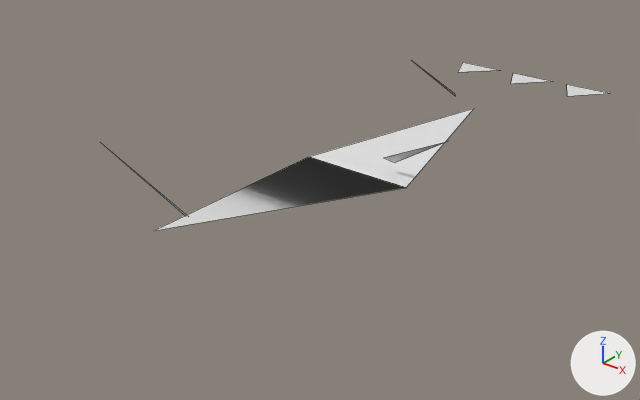
Before and after pictures for a commit that changed the OBJ model GameData/Meshes/Designs/voidborn/voidborn_frigate_mk2_22.obj.
The view is the same before and after, from a camera (50 mm lens) standing at (4.26, -5.83, 3.21) and looking at (-0.16, -0.31, -0.21). The lights are fixed; the arrows at lower right show +X, +Y and +Z. The older version comes first. Mesh edges are drawn as thin lines. Where no turn or scale is listed for an object, it has been applied to the vertices. Vertices at exactly the same position are counted once.

Names of what the first picture shows: 'voidborn_frigate_mk2_22'.
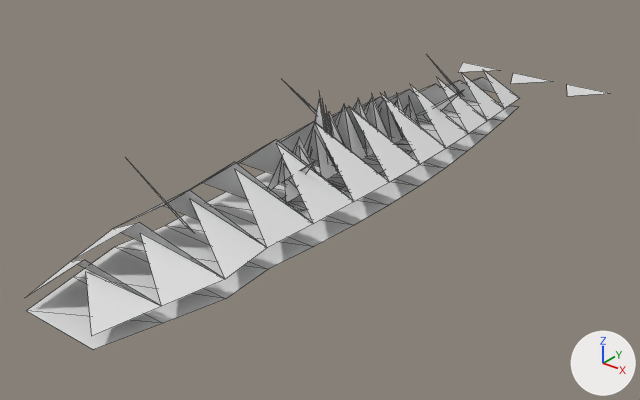
Where the change shows, as pixel boxes [x1, y1, x2, y2] in the pictures (640 x 400 px):
'voidborn_frigate_mk2_22', reshaped (16% wider, 74% taller)
    before: [108, 62, 608, 231]
    after: [26, 55, 608, 350]
part 1 of me_voidborn_frigate_mk2_22, rebuilt (54% wider, 115% taller)
    before: [154, 108, 474, 231]
    after: [26, 71, 519, 336]
part 2 of me_voidborn_frigate_mk2_22, deleted
    before: [108, 149, 186, 216]
part 3 of me_voidborn_frigate_mk2_22, deleted
    before: [415, 63, 455, 96]
part 4 of me_voidborn_frigate_mk2_22, deleted
    before: [384, 142, 446, 163]
part 5 of me_voidborn_frigate_mk2_22, added
    after: [27, 55, 518, 350]

The edits, one by one:
me_voidborn_frigate_mk2_22 is used by ob_voidborn_frigate_mk2_22; location (0.0, 0.0, 0.0).
me_voidborn_frigate_mk2_22 had 22 vertices, 8 faces and spanned x -1.14..0.93, y -2.33..3.45, z 0.0..0.58.
me_voidborn_frigate_mk2_22 now has 203 vertices, 153 faces and spans x -0.93..0.93, y -3.17..3.45, z 0.0..0.89.
me_voidborn_frigate_mk2_22 part 1: the loose piece of 4 vertices spanning x -0.54..0.54, y -2.33..2.1, z 0.0..0.36 is rebuilt with 50 vertices and now spans x -0.62..0.62, y -3.17..2.42, z 0.1..0.65.
me_voidborn_frigate_mk2_22 part 2: the loose piece of 3 vertices spanning x -1.14..-0.28, y -1.85..-1.67, z 0.1..0.58 is deleted.
me_voidborn_frigate_mk2_22 part 3: the loose piece of 3 vertices spanning x -0.67..-0.17, y 1.88..2.05, z 0.1..0.45 is deleted.
me_voidborn_frigate_mk2_22 part 4: the loose piece of 3 vertices spanning x 0.23..0.91, y 0.02..0.19, z 0.1..0.51 is deleted.
Part 5, on me_voidborn_frigate_mk2_22:
124 vertices are added at x -0.73..0.62, y -3.17..2.42, z 0.0..0.89.
14 new vertices lie (0.24, 0.0, 0.0) away from vertices in x -0.12, y -1.08..0.9, z 0.0..0.26.
6 new vertices lie (0.38, 0.0, 0.0) away from vertices in x -0.19, y -0.29..0.11, z 0.0..0.22.
114 new faces join them.
